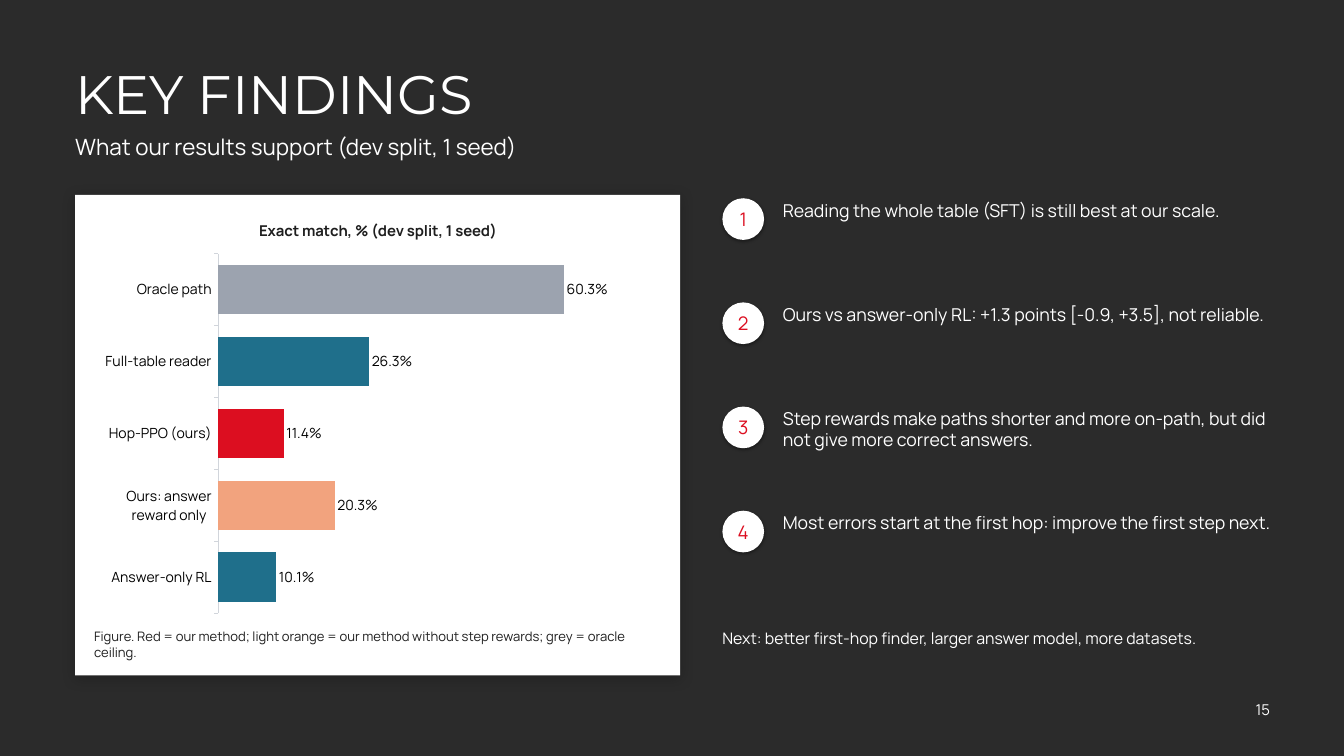
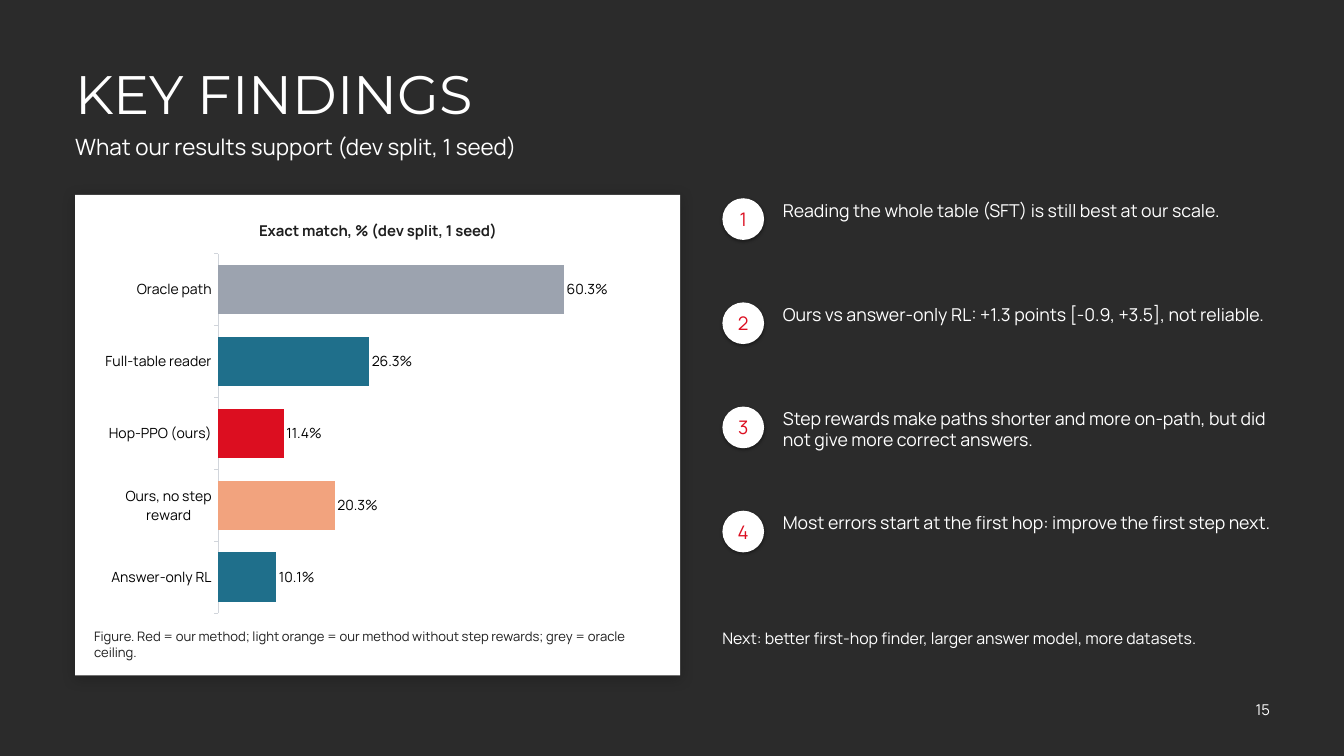
Before and after one commit to Dhruv-Git21/CS769-TableHopPPO, a slide deck: slide 15 of deliverables/final_presentation.pptx. Drawn at 1344x756 pixels with LibreOffice and Linux fonts; fonts in the diff are those of the drawing; background and template pictures are left out; a plain dark background stands for a picture behind light text. Boxes give left, top, right and bottom in pixels: in the first picture for what was removed or moved away, otherwise in the second. Text is boxed around its words. In the diff, an @@ line names an element or a change of style, - is before the commit and + after.

```diff
--- a/deliverables/final_presentation.pptx
+++ b/deliverables/final_presentation.pptx
@@ bar chart at bbox=[94, 205, 662, 622] @@
-categories: Oracle path, Full-table reader, Hop-PPO (ours), Ours: answer reward only, Answer-only RL
+categories: Oracle path, Full-table reader, Hop-PPO (ours), Ours, no step reward, Answer-only RL
```
Also in this commit, not shown: 3 other slides changed, 4 other files.
